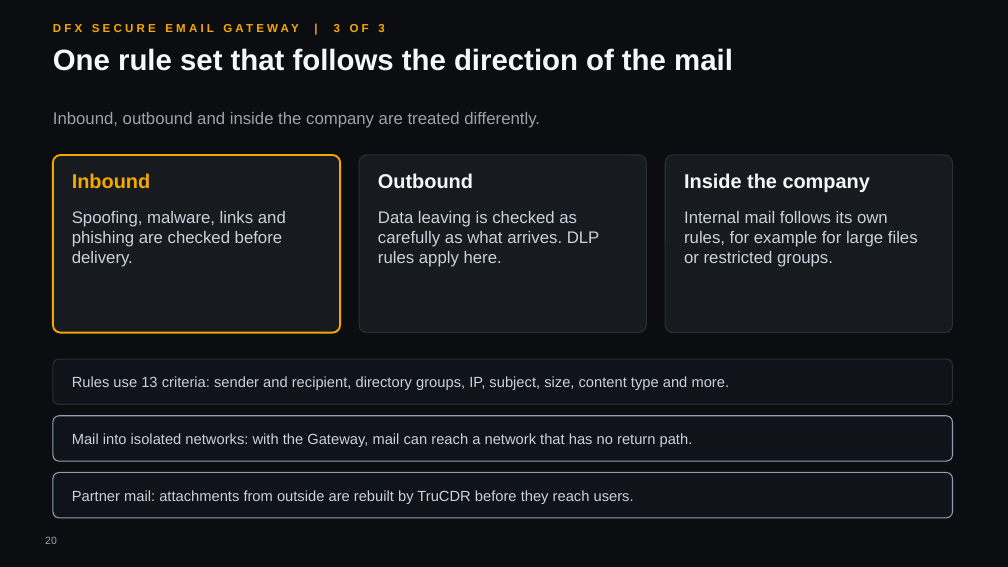
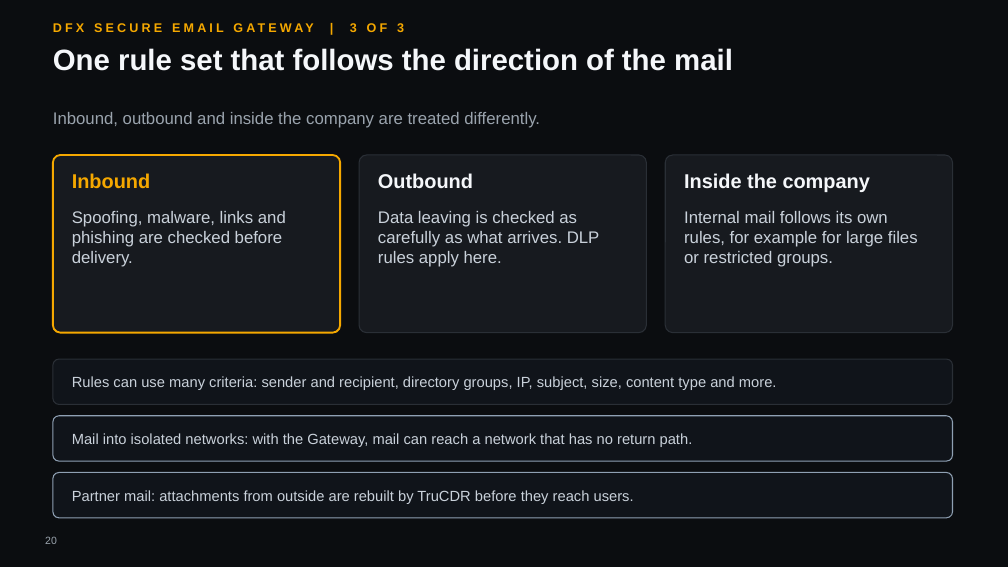
Before and after one commit to hybridus/DFX_Marketing, a slide deck: slide 20 of Projects/03_Presales_Master_Deck/pilot/DFX_Master_deck.pptx. Drawn at 1008x567 pixels with LibreOffice and Linux fonts; fonts in the diff are those of the drawing; background and template pictures are left out. Boxes give left, top, right and bottom in pixels: in the first picture for what was removed or moved away, otherwise in the second. Text is boxed around its words. In the diff, an @@ line names an element or a change of style, - is before the commit and + after.

```diff
--- a/Projects/03_Presales_Master_Deck/pilot/DFX_Master_deck.pptx
+++ b/Projects/03_Presales_Master_Deck/pilot/DFX_Master_deck.pptx
@@ text "DFX SECURE EMAIL GATEWAY | ..." at (350,23,404,32): size 11 to 12 pt @@
@@ text at (72,376,777,390): text changed @@
-Rules use 13 criteria: sender and recipient, directory groups, IP, subject, size, content type and more.
+Rules can use many criteria: sender and recipient, directory groups, IP, subject, size, content type and more.
```
Also in this commit, not shown: 35 other slides changed, 1 slide added, 1 slide removed, 8 other files.
